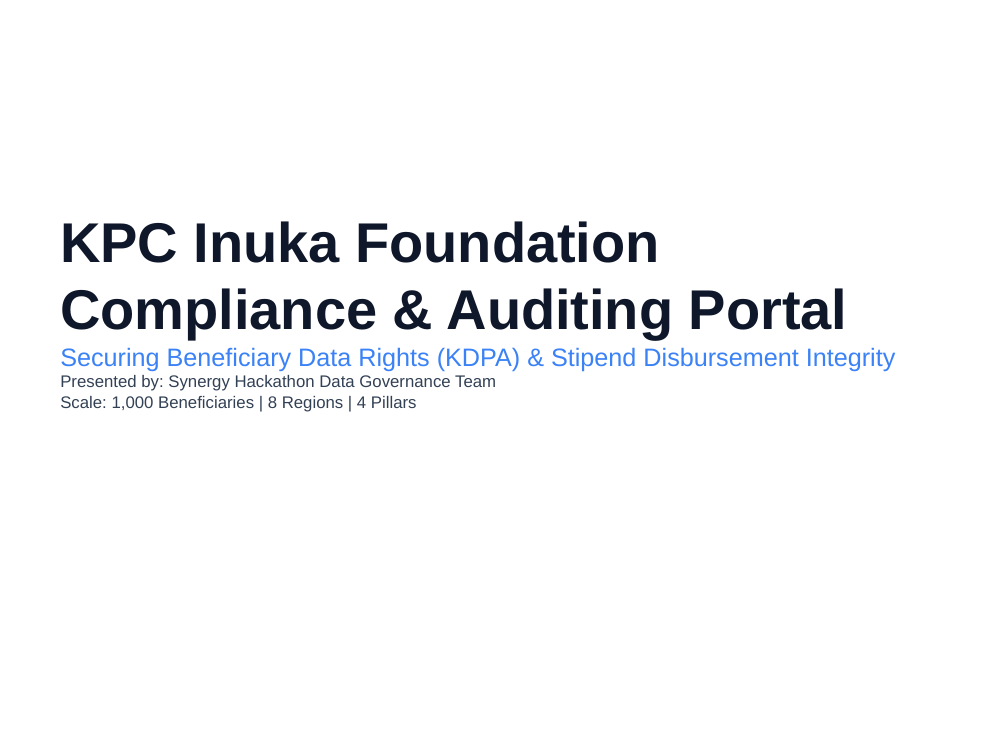
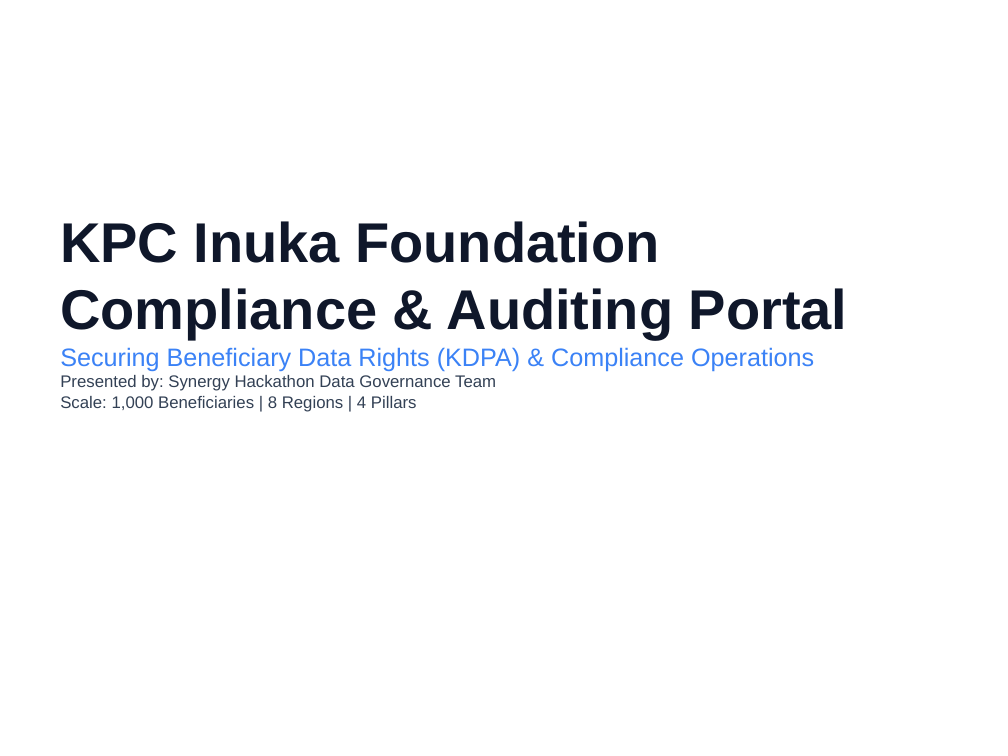
Before and after one commit to Omae24/SynergyHackathonV2, a slide deck: slide 1 of presentation_slides.pptx. Drawn at 1008x756 pixels with LibreOffice and Linux fonts; fonts in the diff are those of the drawing. Boxes give left, top, right and bottom in pixels: in the first picture for what was removed or moved away, otherwise in the second. Text is boxed around its words. In the diff, an @@ line names an element or a change of style, - is before the commit and + after.

Commit message:
Refocus portal, DB, slides, and memos entirely on data privacy and KDPA compliance, removing financial audits

```diff
--- a/presentation_slides.pptx
+++ b/presentation_slides.pptx
@@ text at bbox=[60, 347, 814, 371]: text changed @@
-Securing Beneficiary Data Rights (KDPA) & Stipend Disbursement Integrity
+Securing Beneficiary Data Rights (KDPA) & Compliance Operations
```
Also in this commit, not shown: 2 other slides changed, 1 slide added, 1 slide removed, 10 other files.
